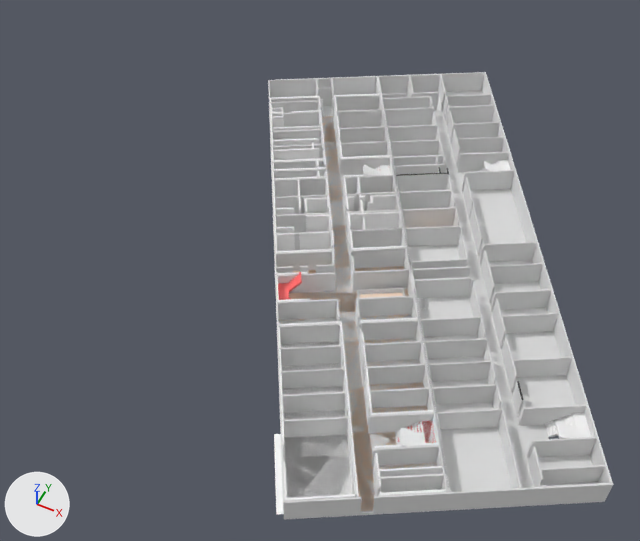
What one commit did to the glTF model program/res/COS CLA/model.glb.
One viewpoint serves both versions: a 50 mm camera at (82.4, -53.8, 128.2) aimed at (29.2, 52.6, -4.9). Lighting does not change. The marker at lower left points along +X, +Y and +Z. Where no turn or scale is listed for an object, it has been applied to the vertices.

The first picture shows '213468', '213471', '213472', '229478', '229761', '229844', '229846', '232564', '233431', '233433', '235127', '235853', '235893', '235897', '238092', '238760', '238762'.
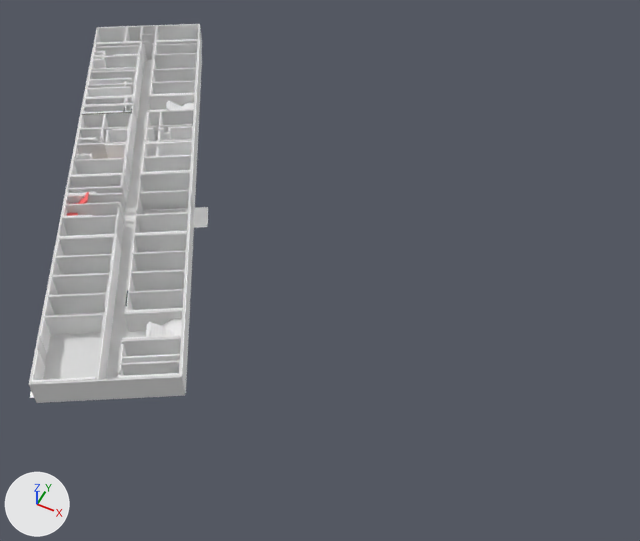
ob_229843 is not drawn itself; it is the parent of ob_233433.
ob_213467 is not drawn itself; it is the parent of ob_216041, ob_216042.
ob_235895 is not drawn itself; it is the parent of ob_235893.
ob_213470 is not drawn itself; it is the parent of ob_213474.

The change, as a diff of the scene's bpy script:
```diff
--- a/program/res/COS CLA/model.glb.py
+++ b/program/res/COS CLA/model.glb.py
@@ ob_229843 @@
 ob_229843.parent = ob_1st_floor
-ob_229843.location = (2893.0, -19.68, 569.3)
+ob_229843.location = (1006.0, -19.68, 569.3)
 ob_229843.rotation_euler = (0.0, -2.094, 0.0)  # degrees (0, -120, 0)
@@ ob_232564 @@
 ob_232564 = bpy.data.objects.new('232564', me_mesh_2)
-ob_232564.location = (70.8, 12.9, 0.5)
+ob_232564.location = (22.9, 12.9, 0.5)
@@ ob_233431 @@
 ob_233431 = bpy.data.objects.new('233431', me_mesh_3)
-ob_233431.location = (71.1, 13.1, 5.5)
+ob_233431.location = (23.1, 13.1, 5.5)
@@ ob_233433 @@
 ob_233433.parent = ob_229843
-ob_233433.location = (0.0, 19.68, 0.000061)
+ob_233433.location = (0.0000429, 19.68, 0.0000305)
@@ ob_229844 @@
 ob_229844 = bpy.data.objects.new('229844', me_mesh_1)
-ob_229844.location = (26.8, 34.7, 0.5)
+ob_229844.location = (-21.2, 34.7, 0.5)
@@ ob_229845 @@
 ob_229845 = bpy.data.objects.new('229845', me_mesh_8)
-ob_229845.location = (27.1, 72.0, 0.5)
+ob_229845.location = (-20.9, 72.0, 0.5)
@@ ob_229478 @@
 ob_229478 = bpy.data.objects.new('229478', me_mesh_7)
-ob_229478.location = (33.2, 76.1, 3.4)
+ob_229478.location = (-14.7, 76.1, 3.4)
@@ ob_229846 @@
 ob_229846 = bpy.data.objects.new('229846', me_mesh_10)
-ob_229846.location = (58.5, 17.6, 0.5)
+ob_229846.location = (10.6, 17.6, 0.5)
@@ ob_229761 @@
 ob_229761 = bpy.data.objects.new('229761', me_mesh_9)
-ob_229761.location = (64.6, 21.6, 3.4)
+ob_229761.location = (16.7, 21.6, 3.4)
@@ ob_213467 @@
 ob_213467.parent = ob_2nd_floor
-ob_213467.location = (0.0, 0.0, 0.0)
+ob_213467.location = (-1887.0, 0.0, 0.0)
@@ ob_235127 @@
 ob_235127 = bpy.data.objects.new('235127', me_mesh_20)
-ob_235127.location = (70.8, 12.4, 0.5)
+ob_235127.location = (22.9, 12.4, 0.5)
@@ ob_235895 @@
 ob_235895.parent = ob_216041
-ob_235895.location = (0.0000969, -196.8, 110.5)
+ob_235895.location = (0.000128, -196.8, 110.5)
@@ ob_235853 @@
 ob_235853 = bpy.data.objects.new('235853', me_mesh_23)
-ob_235853.location = (71.1, 12.6, 5.5)
+ob_235853.location = (23.1, 12.6, 5.5)
@@ ob_235893 @@
 ob_235893.parent = ob_235895
-ob_235893.location = (2071.0, 0.0000137, 11.95)
+ob_235893.location = (2071.0, 0.0000409, 11.95)
@@ ob_235897 @@
 ob_235897.parent = ob_216041
-ob_235897.location = (0.0000916, 19.68, 110.5)
+ob_235897.location = (0.000124, 19.68, 110.5)
@@ ob_213468 @@
 ob_213468.parent = ob_2nd_floor
-ob_213468.location = (2303.0, -19.68, 673.1)
+ob_213468.location = (415.9, -19.68, 673.1)
@@ ob_213470 @@
 ob_213470.parent = ob_3rd_floor
-ob_213470.location = (857.7, 0.0, 495.2)
+ob_213470.location = (-1882.0, -0.164, -0.864)
@@ ob_238092 @@
 ob_238092 = bpy.data.objects.new('238092', me_mesh_11)
-ob_238092.location = (92.4, 25.3, 0.5)
+ob_238092.location = (22.8, 12.7, 0.5)
@@ ob_238760 @@
 ob_238760 = bpy.data.objects.new('238760', me_mesh_12)
-ob_238760.location = (92.8, 25.2, 5.5)
+ob_238760.location = (23.3, 12.6, 5.5)
@@ ob_238762 @@
 ob_238762.parent = ob_213474
-ob_238762.location = (0.000061, 19.68, 110.5)
+ob_238762.location = (0.0000267, 19.68, 110.5)
@@ ob_213471 @@
 ob_213471.parent = ob_3rd_floor
-ob_213471.location = (1923.0, -19.68, 3312.0)
+ob_213471.location = (-817.0, -19.85, 2816.0)
@@ ob_213472 @@
 ob_213472.parent = ob_3rd_floor
-ob_213472.location = (3160.0, -19.68, 1168.0)
+ob_213472.location = (420.6, -19.85, 672.2)
```

Boxes [x1, y1, x2, y2] around the edits, measured in the pictures (640 x 541 px):
'238762', moved
    before: [379, 73, 613, 511]
    after: [29, 25, 202, 403]
'235897', moved
    before: [269, 77, 449, 520]
    after: [30, 27, 197, 403]
'238092', moved
    before: [407, 91, 598, 492]
    after: [43, 52, 188, 380]
'233433', moved
    before: [271, 94, 447, 515]
    after: [30, 40, 208, 398]
'238760', moved
    before: [378, 72, 613, 494]
    after: [29, 24, 200, 385]
'232564', moved (not visible afterwards)
    before: [280, 116, 437, 511]
'235853', moved
    before: [268, 76, 449, 503]
    after: [29, 24, 199, 383]
'235127', moved (not visible afterwards)
    before: [279, 106, 436, 514]
'233431', moved
    before: [270, 94, 450, 500]
    after: [31, 39, 200, 382]
'213472', moved
    before: [545, 413, 591, 437]
    after: [162, 319, 182, 335]
'225399', moved
    before: [555, 422, 580, 439]
    after: [146, 324, 172, 339]
'229844', moved
    before: [278, 272, 302, 300]
    after: [67, 192, 89, 216]
'229761', moved
    before: [400, 428, 425, 444]
    after: [148, 322, 173, 336]
'213468', moved
    before: [395, 421, 436, 445]
    after: [161, 320, 173, 329]
'229846', moved (not visible afterwards)
    before: [397, 421, 436, 443]
'213471', moved
    before: [480, 160, 510, 171]
    after: [182, 102, 194, 109]
'222250', moved
    before: [484, 161, 501, 171]
    after: [167, 102, 182, 111]
'229478', moved
    before: [364, 165, 383, 174]
    after: [168, 101, 187, 109]
'216042', moved (not visible afterwards)
    before: [363, 165, 391, 175]
'235893', moved
    before: [343, 182, 351, 245]
    after: [140, 119, 146, 167]
'225399.001', moved (not visible afterwards)
    before: [399, 430, 423, 447]
'222250.001', moved (not visible afterwards)
    before: [363, 166, 380, 176]
